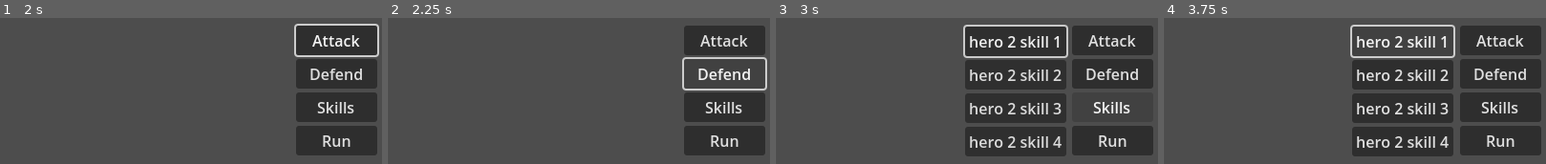
Above: before the commit, frames 1-4 (left to right).
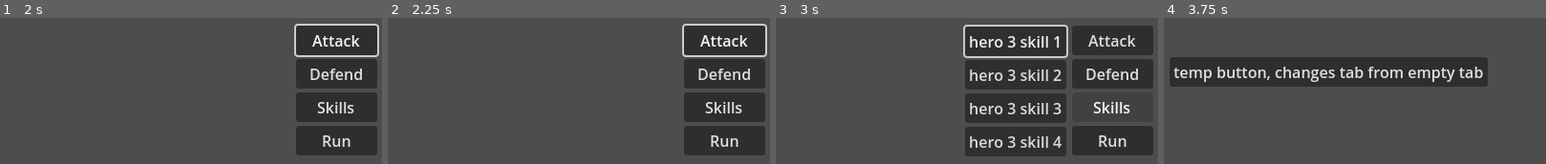
Above: after the commit, the same moments.

Repository: Tigeagle2/Final_team_game_CS399
Game: Godot game, scene res://scenes/ui_scenes/fight_screen_ui.tscn
Same seed, same stepped clock (60 frames per second), same inputs: the game is played once before the commit and once after it. The project has no main scene, so this scene is started directly.
Inputs:
- Up to frame 1 (2 s): click "temp button, changes tab from…" at 0.5 s; click "Attack" at 1.25 s
- Up to frame 2 (2.25 s): click "Defend" at 2 s
- Up to frame 3 (3 s): click "Skills" at 2.75 s
- Up to frame 4 (3.75 s): click "hero 2 skill 1" (after the commit: "hero 3 skill 1") at 3.5 s

Frame 1 is identical in both runs. In frame 2, 1.5% of the frame differs, in the area x 77-100%, y 3-50%; in frame 3, 0.3%; in frame 4, 40%, in the area x 1-99%, y 4-95%.

Commit message:
just a little bit on hero_ui

Diff:
--- a/scripts/ui_scripts/fight_ui_scripts/hero_ui.gd
+++ b/scripts/ui_scripts/fight_ui_scripts/hero_ui.gd
@@ -46,6 +46,8 @@
 		fly_in()
 func emit_change_tab():
 	change_tab.emit()
+	if %skill_menu.visible:
+		%skill_menu.hide()
 func fly_in():
 	if active_skill_tween and active_skill_tween.is_running():
 		active_skill_tween.kill()
@@ -90,6 +92,7 @@
 		pass
 	elif hero_id == 2:
 		pass
+	emit_change_tab()
 
 func _on_skills_button_pressed() -> void:
 	toggle_skill_menu()
@@ -104,6 +107,7 @@
 		pass
 	elif hero_id == 2:
 		pass
+	emit_change_tab()
 
 func _on_skill_2_button_pressed() -> void:
 	if hero_id == 0:
@@ -112,6 +116,7 @@
 		pass
 	elif hero_id == 2:
 		pass
+	emit_change_tab()
 
 func _on_skill_3_button_pressed() -> void:
 	if hero_id == 0:
@@ -120,6 +125,7 @@
 		pass
 	elif hero_id == 2:
 		pass
+	emit_change_tab()
 
 func _on_skill_4_button_pressed() -> void:
 	if hero_id == 0:
@@ -128,3 +134,4 @@
 		pass
 	elif hero_id == 2:
 		pass
+	emit_change_tab()
